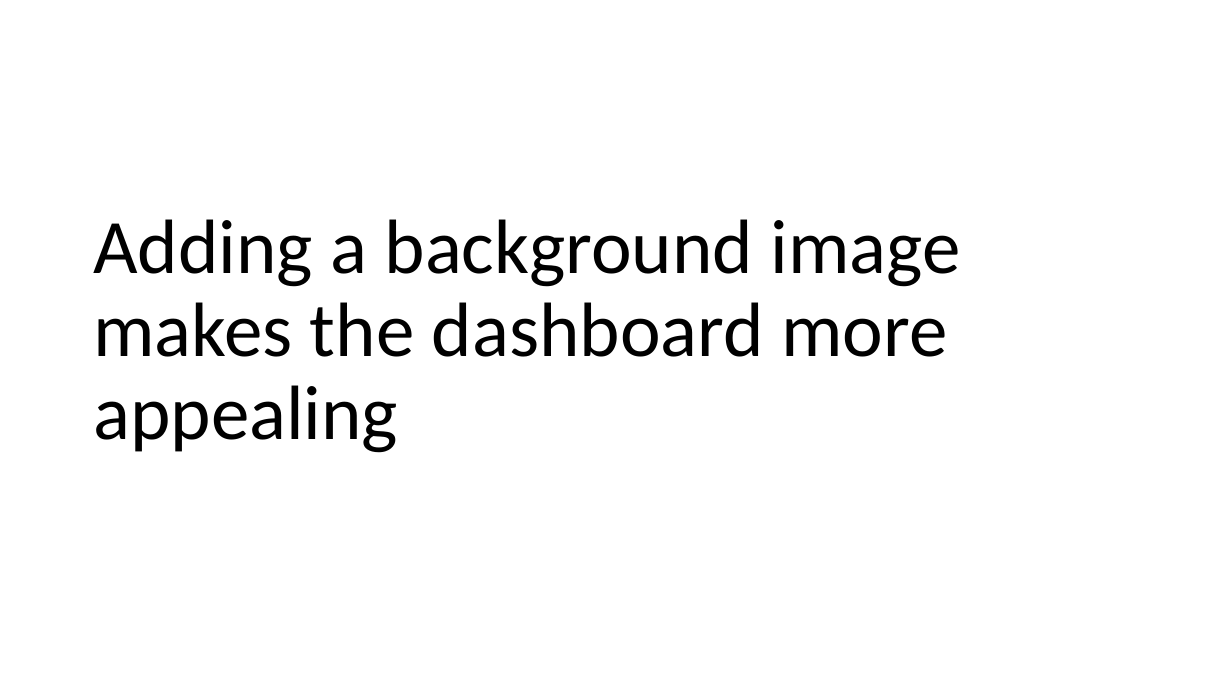
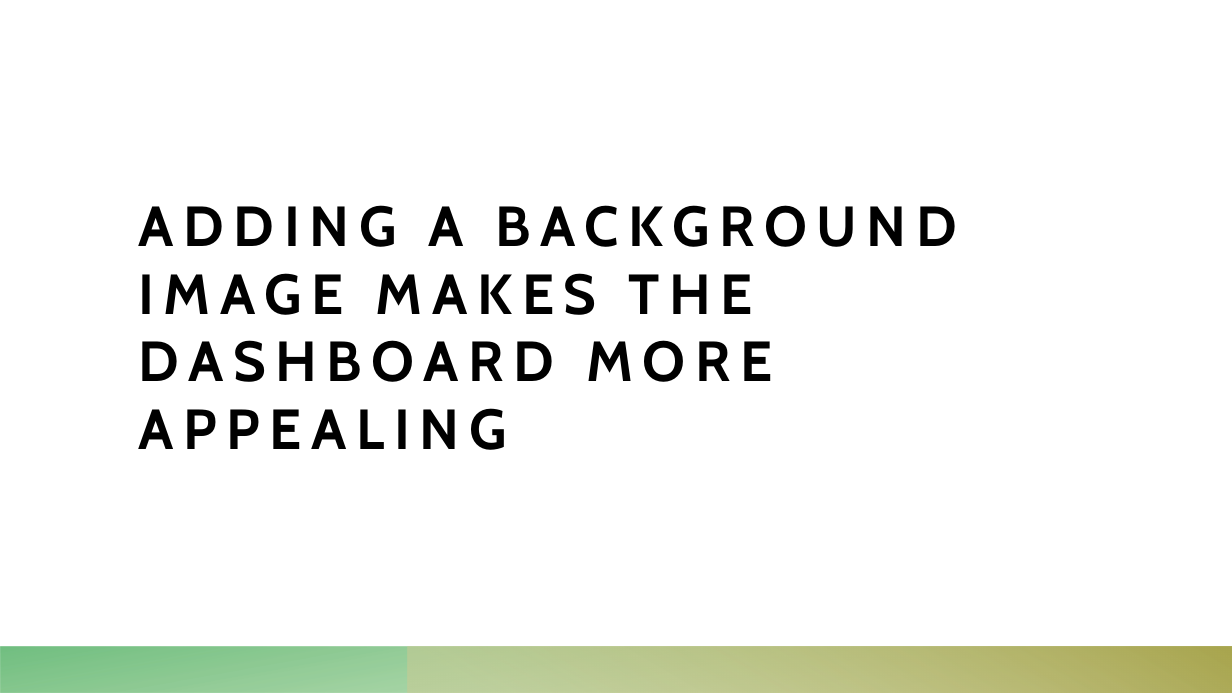
Before and after one commit to torres11991/dap-curriculum, a slide deck: slide 18 of Section09/tableauday3.pptx. Drawn at 1232x693 pixels with LibreOffice and Linux fonts; fonts in the diff are those of the drawing. Boxes give left, top, right and bottom in pixels: in the first picture for what was removed or moved away, otherwise in the second. Text is boxed around its words. In the diff, an @@ line names an element or a change of style, - is before the commit and + after.

```diff
--- a/Section09/tableauday3.pptx
+++ b/Section09/tableauday3.pptx
@@ title at (139, 205, 957, 450): text changed; size 60 to 44 pt; font Calibri to Cabin; bold on @@
-Adding a background image makes the dashboard more appealing
+ADDING A BACKGROUND IMAGE MAKES THE DASHBOARD MORE APPEALING
@@ rectangle added at (0, 647, 1232, 693), fill gradient #66B253 to #58B46B @@
@@ rectangle added at (409, 647, 1232, 693), fill gradient #CDCB94 to #A9A64F @@
```
Also in this commit, not shown: 21 other slides changed, 1 other file.
